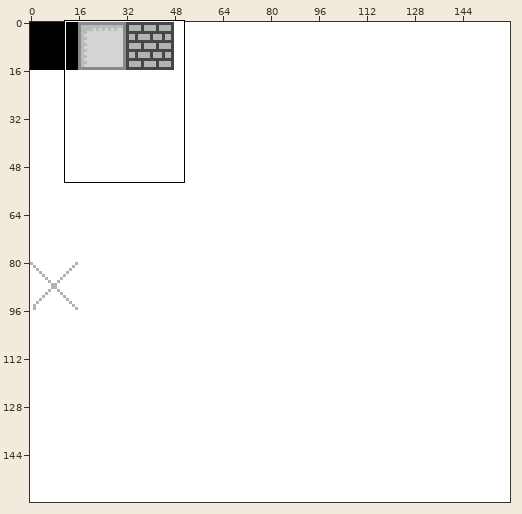
A sprite sheet gets an edit: sheets/map_16_16.png. The first picture is a wide view before the edit; the outline marks the close-up.
Close-up. Old version:
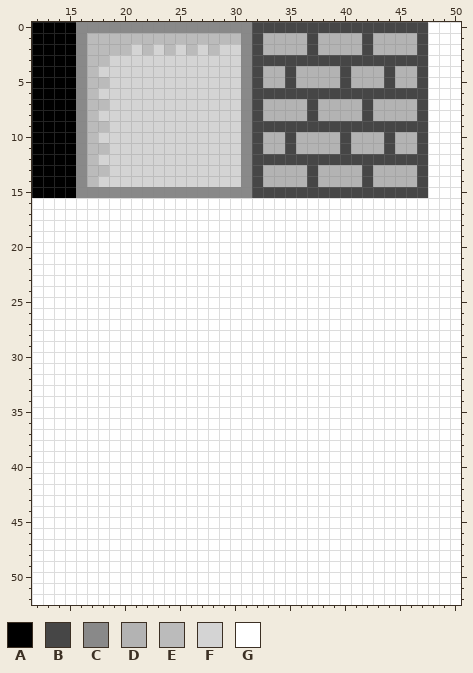
The file is 160x160 pixels. Shown: x 12..50, y 0..52.
Palette (. is transparent): A #000000  B #464646  C #898989  D #b3b3b3  E #bbbbbb  F #d4d4d4  G #ffffff
After:
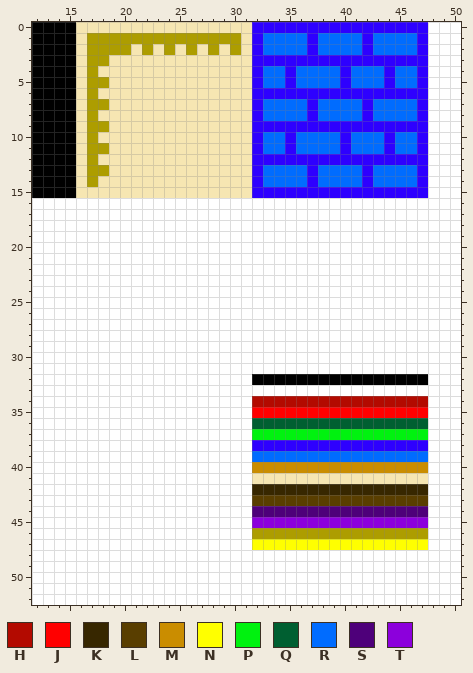
Colours new in this view: H #b30a00  J #ff0000  K #372700  L #593e00  M #ca8d00  N #ffff00  P #00f20f  Q #005f31  R #006cff  S #4e007a  T #8c00dc
What changed:
colour B: #464646 -> #2e00ff
colour E: #bbbbbb -> #ad9d00
colour F: #d4d4d4 -> #f6e6b2
Changed rows in their new state; - is a pixel that keeps its letter.
first column x 16:
 0 FFFFFFFFFFFFFFFF---------------
 1 F--------------F-RRRR-RRRR-RRRR
 2 F-------------EF-RRRR-RRRR-RRRR
 3 F--------------F---------------
 4 F--------------F-RR-RRRR-RRR-RR
 5 F--------------F-RR-RRRR-RRR-RR
 6 F--------------F---------------
 7 F--------------F-RRRR-RRRR-RRRR
 8 F--------------F-RRRR-RRRR-RRRR
 9 F--------------F---------------
10 F--------------F-RR-RRRR-RRR-RR
11 F--------------F-RR-RRRR-RRR-RR
12 F--------------F---------------
13 F--------------F-RRRR-RRRR-RRRR
14 F--------------F-RRRR-RRRR-RRRR
15 FFFFFFFFFFFFFFFF---------------
first column x 32:
32 AAAAAAAAAAAAAAAA
34 HHHHHHHHHHHHHHHH
35 JJJJJJJJJJJJJJJJ
36 QQQQQQQQQQQQQQQQ
37 PPPPPPPPPPPPPPPP
38 BBBBBBBBBBBBBBBB
39 RRRRRRRRRRRRRRRR
40 MMMMMMMMMMMMMMMM
41 FFFFFFFFFFFFFFFF
42 KKKKKKKKKKKKKKKK
43 LLLLLLLLLLLLLLLL
44 SSSSSSSSSSSSSSSS
45 TTTTTTTTTTTTTTTT
46 EEEEEEEEEEEEEEEE
47 NNNNNNNNNNNNNNNN
